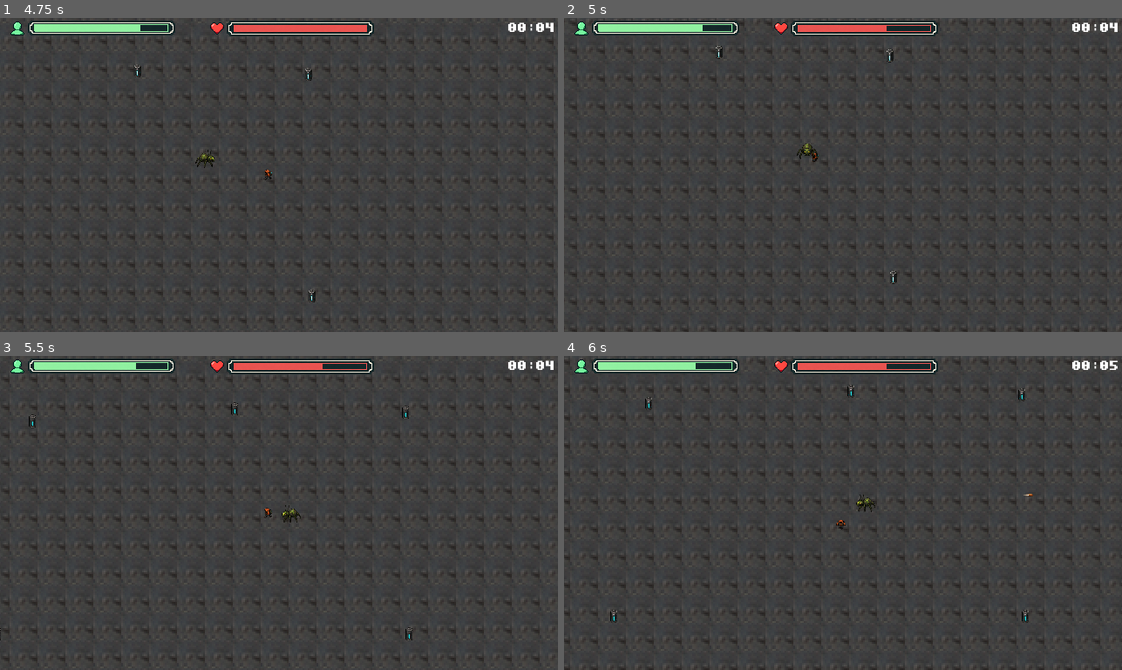
Above: before the commit, frames 1-4 (two rows, left to right).
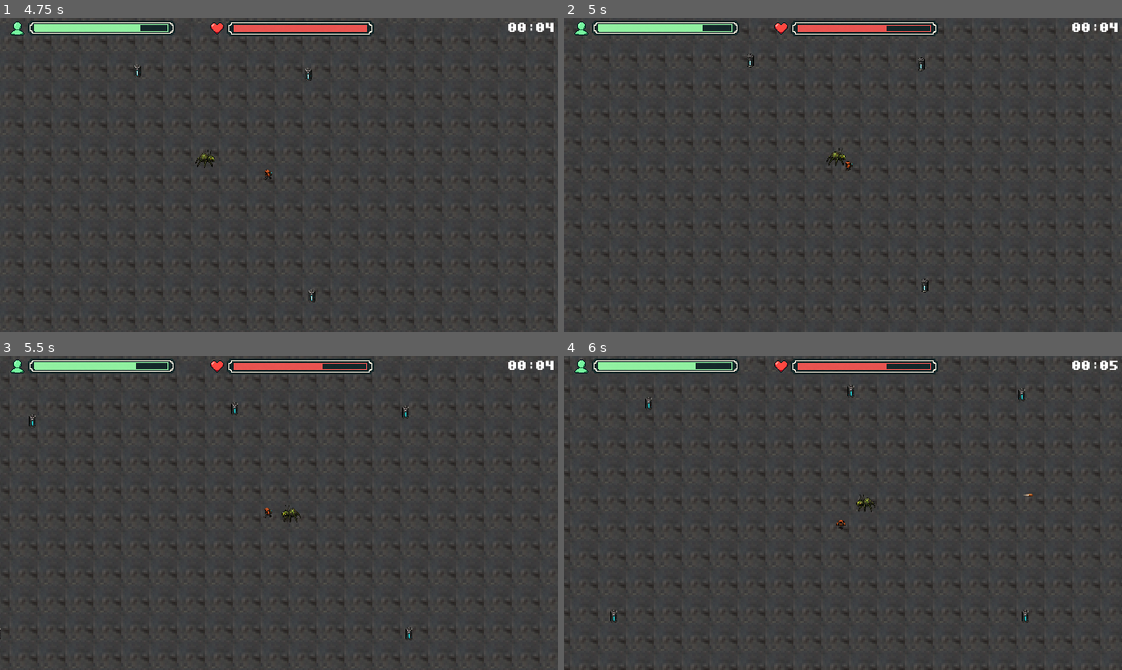
Above: after the commit, the same moments.

Repository: DevLucasOnly/DevLucasOnly-SurviveGD-Prototipo-de-Sobrevivencia-2D
Game: Godot game, scene res://scenes/main_menu.tscn
Same seed, same stepped clock (60 frames per second), same inputs: the game is played once before the commit and once after it.
Inputs (mouse positions are in pixels of both pictures, inside the frame that each line leads up to):
- Up to frame 1 (4.75 s): click (284, 218) at 0.5 s; tap Enter at 1.25 s; move the mouse to (401, 159) at 1.27 s; press the mouse at (401, 159) at 1.28 s; hold D (move_right) 1.28-2.03 s; move the mouse to (167, 190) at 2.02 s; release the mouse at (167, 190) at 2.03 s; hold S (move_down) 2.03-2.78 s; click (167, 190) at 2.1 s; move the mouse to (334, 105) at 2.77 s; press the mouse at (334, 105) at 2.78 s; hold D (move_right) 2.78-3.53 s; move the mouse to (251, 237) at 3.52 s; release the mouse at (251, 237) at 3.53 s; hold W (move_up) 3.53-4.28 s; click (251, 237) at 3.6 s; move the mouse to (446, 222) at 4.27 s; press the mouse at (446, 222) at 4.28 s; hold A (move_left) from 4.28 s (still down)
- Up to frame 2 (5 s): keep holding A (move_left)
- Up to frame 3 (5.5 s): keep holding A (move_left); move the mouse to (111, 465) at 5.02 s; release the mouse at (111, 465) at 5.03 s; click (111, 465) at 5.1 s
- Up to frame 4 (6 s): move the mouse to (870, 513) at 5.77 s; release A (move_left) at 5.78 s; press the mouse at (870, 513) at 5.78 s; hold S (move_down) from 5.78 s (still down)

Frame 1 is identical in both runs. In frame 2, 1.1% of the frame differs, in the area x 2-99%, y 2-94%; in frame 3, less than 0.1%; in frame 4, less than 0.1%.

Commit message:
Ajuste do Collision do inimigo

Diff:
--- a/scenes/inimigo.tscn
+++ b/scenes/inimigo.tscn
@@ -93,7 +93,7 @@
 }
 
 [sub_resource type="CircleShape2D" id="CircleShape2D_snp6e"]
-radius = 5.0
+radius = 6.0
 
 [node name="Inimigo" type="CharacterBody2D" unique_id=1514004947]
 motion_mode = 1
